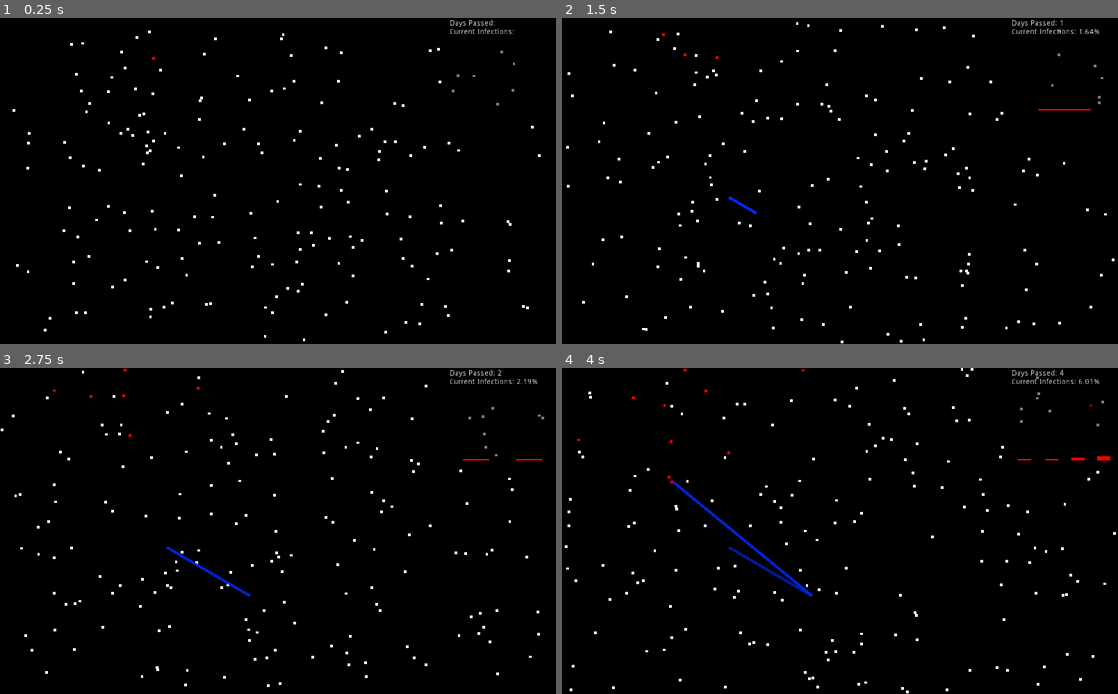
Above: before the commit, frames 1-4 (two rows, left to right).
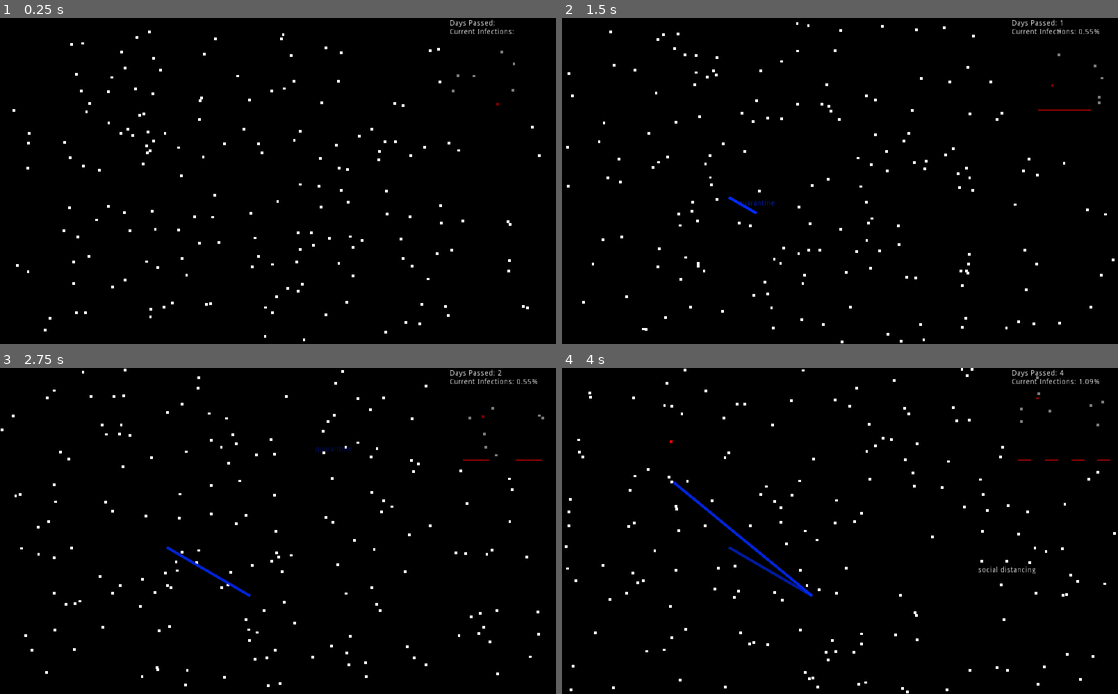
Above: after the commit, the same moments.

Repository: jonjondev/curve-flattener
Game: Godot game, scene res://scenes/main.tscn
The game is run twice, just before and just after one commit, with the same random seed, the same clock (stepped at 60 frames per second) and the same inputs.
Inputs (mouse positions are in pixels of both pictures, inside the frame that each line leads up to):
- Up to frame 1 (0.25 s): no input
- Up to frame 2 (1.5 s): tap Enter at 0.5 s; move the mouse to (962, 164) at 0.52 s; click (962, 164) at 0.67 s; tap Space at 0.77 s; drag from (728, 197) to (812, 246) at 1.27 s
- Up to frame 3 (2.75 s): move the mouse to (333, 459) at 2.02 s; click (333, 459) at 2.17 s
- Up to frame 4 (4 s): drag from (812, 596) to (673, 482) at 2.77 s; move the mouse to (1006, 579) at 3.52 s; click (1006, 579) at 3.67 s; tap Space at 3.77 s

The runs differ from the first frame. In frame 1, less than 0.1% of the frame differs, in the area x 27-90%, y 11-27%; in frame 2, 0.1%; in frame 3, 0.1%; in frame 4, 0.2%, in the area x 2-99%, y 0-64%.
Error before the commit: Attempt to call function 'connect' in base 'null instance' on a null instance. (res://scripts/cursor.gd:13)

Commit message:
Removed cursor and player from project autoloads

Diff:
--- a/project.godot
+++ b/project.godot
@@ -19,11 +19,6 @@
 run/main_scene="res://scenes/main.tscn"
 config/icon="res://icon.png"
 
-[autoload]
-
-Player="*res://scripts/player.gd"
-Cursor="*res://scripts/cursor.gd"
-
 [display]
 
 mouse_cursor/custom_image="res://sprites/cursor_white.png"
--- a/scenes/main.tscn
+++ b/scenes/main.tscn
@@ -1,9 +1,11 @@
-[gd_scene load_steps=7 format=2]
+[gd_scene load_steps=9 format=2]
 
 [ext_resource path="res://scenes/node.tscn" type="PackedScene" id=1]
 [ext_resource path="res://scripts/stats.gd" type="Script" id=2]
 [ext_resource path="res://scenes/stats.tscn" type="PackedScene" id=3]
 [ext_resource path="res://scenes/cursor_tooltip.tscn" type="PackedScene" id=4]
+[ext_resource path="res://scripts/cursor.gd" type="Script" id=5]
+[ext_resource path="res://scripts/player.gd" type="Script" id=6]
 
 [sub_resource type="RectangleShape2D" id=1]
 extents = Vector2( 511.95, 10 )
@@ -599,3 +601,9 @@
 
 [node name="Node93" parent="." instance=ExtResource( 1 )]
 position = Vector2( 423.497, 214.282 )
+
+[node name="PlayerController" type="Node2D" parent="."]
+script = ExtResource( 6 )
+
+[node name="CursorController" type="Node2D" parent="."]
+script = ExtResource( 5 )
